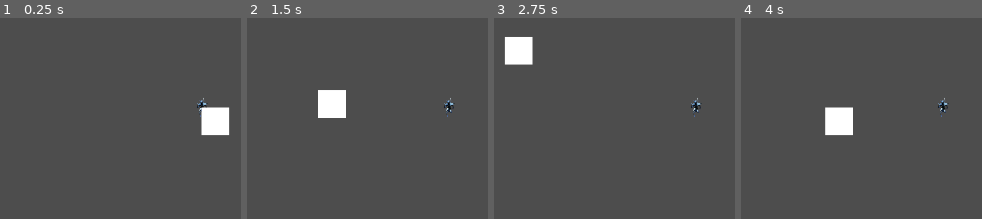
Above: before the commit, frames 1-4 (left to right).
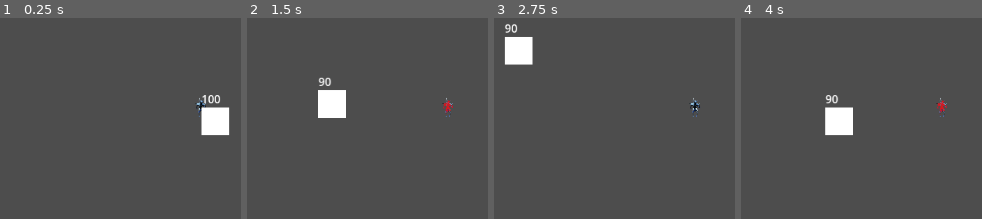
Above: after the commit, the same moments.

Repository: ThirdBlockStudios/Swarm
Game: Godot game, scene res://Scenes/world.tscn
Same seed, same stepped clock (60 frames per second), same inputs: the game is played once before the commit and once after it.
Inputs (mouse positions are in pixels of both pictures, inside the frame that each line leads up to):
- Up to frame 1 (0.25 s): no input
- Up to frame 2 (1.5 s): tap Enter at 0.5 s; move the mouse to (outside the picture) at 0.52 s; hold Right (ui_right) 0.53-1.28 s; hold Shift (shift) 0.53-1.28 s; click (outside the picture) at 0.8 s; move the mouse to (287, 130) at 1.27 s; hold Down (ui_down) from 1.28 s (still down); click (287, 130) at 1.35 s
- Up to frame 3 (2.75 s): tap Shift (shift) at 1.55 s; move the mouse to (outside the picture) at 2.02 s; release Down (ui_down) at 2.03 s; hold Right (ui_right) from 2.03 s (still down); hold Space (center_camera) from 2.03 s (still down); click (outside the picture) at 2.3 s
- Up to frame 4 (4 s): move the mouse to (902, 196) at 2.77 s; release Right (ui_right) at 2.78 s; release Space (center_camera) at 2.78 s; hold Up (ui_up) 2.78-3.53 s; tap Middle mouse button (pan_with_mouse) at 2.85 s; tap Shift (shift) at 3.05 s; move the mouse to (outside the picture) at 3.52 s; hold Left (ui_left) from 3.53 s (still down); hold Shift (shift) from 3.53 s (still down); click (outside the picture) at 3.8 s

The runs differ from the first frame. In frame 1, 0.3% of the frame differs, in the area x 80-92%, y 38-50%; in frame 2, 0.4%, in the area x 29-87%, y 29-50%; in frame 3, 0.3%; in frame 4, 0.4%.

Commit message:
Attack enemies implemented

Diff:
--- /dev/null
+++ b/Scenes/Components/AttackComponent.gd
@@ -0,0 +1,11 @@
+extends Area2D
+
+
+@export var attack_range : CollisionShape2D
+
+
+func deal_damage(attack: Attack):
+	if attack_range:
+		for area in get_overlapping_areas():
+			if area.has_method("damage"):
+				area.damage(attack)
--- a/Scenes/Components/AttackComponent.tscn
+++ b/Scenes/Components/AttackComponent.tscn
@@ -1,3 +1,6 @@
-[gd_scene format=3 uid="uid://cmshjaohv6n26"]
+[gd_scene load_steps=2 format=3 uid="uid://cmshjaohv6n26"]
 
-[node name="AttackComponent" type="Node2D"]
+[ext_resource type="Script" path="res://Scenes/Components/AttackComponent.gd" id="1_xcpa7"]
+
+[node name="AttackComponent" type="Area2D"]
+script = ExtResource("1_xcpa7")
--- a/Scenes/Components/HealthComponent.gd
+++ b/Scenes/Components/HealthComponent.gd
@@ -1,8 +1,8 @@
 class_name HealthComponent
 extends Node2D
 
-@export var MAX_HEALTH:int = 100
-var health: int
+@export var MAX_HEALTH:float = 100
+var health: float
 
 func _ready():
 	health = MAX_HEALTH
--- a/Scenes/Components/HitBoxComponent.tscn
+++ b/Scenes/Components/HitBoxComponent.tscn
@@ -1,3 +1,6 @@
-[gd_scene format=3 uid="uid://sn63rjd17uqg"]
+[gd_scene load_steps=2 format=3 uid="uid://sn63rjd17uqg"]
+
+[ext_resource type="Script" path="res://Scenes/Components/HitBoxComponent.gd" id="1_w33kt"]
 
 [node name="HitBoxComponent" type="Area2D"]
+script = ExtResource("1_w33kt")
--- /dev/null
+++ b/Scenes/Label.gd
@@ -0,0 +1,11 @@
+extends Label
+
+
+# Called when the node enters the scene tree for the first time.
+func _ready():
+	pass # Replace with function body.
+
+
+# Called every frame. 'delta' is the elapsed time since the previous frame.
+func _process(delta):
+	set_text(str(get_parent().get_node("HealthComponent").health))
--- a/Scenes/enemy.tscn
+++ b/Scenes/enemy.tscn
@@ -1,3 +1,30 @@
-[gd_scene format=3 uid="uid://cnlk60ee03kj1"]
+[gd_scene load_steps=5 format=3 uid="uid://cnlk60ee03kj1"]
+
+[ext_resource type="PackedScene" uid="uid://c1mcvhne8ikgy" path="res://Scenes/Components/HealthComponent.tscn" id="1_wdo56"]
+[ext_resource type="PackedScene" uid="uid://sn63rjd17uqg" path="res://Scenes/Components/HitBoxComponent.tscn" id="2_jv2yd"]
+[ext_resource type="Script" path="res://Scenes/Label.gd" id="3_ar1vr"]
+
+[sub_resource type="RectangleShape2D" id="RectangleShape2D_scs4b"]
+size = Vector2(40, 40)
 
 [node name="Enemy" type="Node2D"]
+
+[node name="HealthComponent" parent="." instance=ExtResource("1_wdo56")]
+
+[node name="ColorRect" type="ColorRect" parent="."]
+offset_right = 40.0
+offset_bottom = 40.0
+
+[node name="HitBoxComponent" parent="." node_paths=PackedStringArray("health_component") instance=ExtResource("2_jv2yd")]
+health_component = NodePath("../HealthComponent")
+
+[node name="CollisionShape2D" type="CollisionShape2D" parent="HitBoxComponent"]
+position = Vector2(20, 20)
+shape = SubResource("RectangleShape2D_scs4b")
+
+[node name="Label" type="Label" parent="."]
+offset_top = -24.0
+offset_right = 40.0
+offset_bottom = -1.0
+text = "AB"
+script = ExtResource("3_ar1vr")
--- a/Scenes/player.gd
+++ b/Scenes/player.gd
@@ -21,3 +21,16 @@
 	if direction != Vector2.ZERO:
 		direction = direction.normalized()
 		position += direction * movement_speed * speed_factor * delta
+
+func _input(event: InputEvent):
+	if Input.is_action_just_pressed("attack"):
+		$AnimatedSprite2D.play("Attack")
+		var attack = Attack.new()
+		attack.attack_damage = 10
+		$AttackComponent.deal_damage(attack)
+
+
+
+
+func _on_animated_sprite_2d_animation_finished():
+	$AnimatedSprite2D.play("Static")
--- a/Scenes/player.tscn
+++ b/Scenes/player.tscn
@@ -1,15 +1,28 @@
-[gd_scene load_steps=10 format=3 uid="uid://dviiwyo761dgx"]
+[gd_scene load_steps=13 format=3 uid="uid://dviiwyo761dgx"]
 
 [ext_resource type="Script" path="res://Scenes/player.gd" id="1_6o530"]
 [ext_resource type="Texture2D" uid="uid://de1vbha57kr22" path="res://Assets/HornCharacterSprite_Run_1.png" id="1_sqevx"]
+[ext_resource type="Texture2D" uid="uid://bj0bwcsayjgnc" path="res://Assets/HornCharacterSprite_Attack_1.png" id="2_7woni"]
 [ext_resource type="Texture2D" uid="uid://dgb0o7nwnmnv7" path="res://Assets/HornCharacterSprite_Run_2.png" id="2_ddp7d"]
+[ext_resource type="PackedScene" uid="uid://cmshjaohv6n26" path="res://Scenes/Components/AttackComponent.tscn" id="2_oakvb"]
 [ext_resource type="Texture2D" uid="uid://benl5ha0ly46c" path="res://Assets/HornCharacterSprite.png" id="3_1s8cv"]
 [ext_resource type="PackedScene" uid="uid://c1mcvhne8ikgy" path="res://Scenes/Components/HealthComponent.tscn" id="4_83hue"]
 [ext_resource type="PackedScene" uid="uid://sn63rjd17uqg" path="res://Scenes/Components/HitBoxComponent.tscn" id="5_t6gld"]
 [ext_resource type="PackedScene" uid="uid://cjbjyvwyg0lwn" path="res://Scenes/Components/CameraComponent.tscn" id="6_jcipa"]
 
+[sub_resource type="CircleShape2D" id="CircleShape2D_s3bbg"]
+radius = 520.0
+
 [sub_resource type="SpriteFrames" id="SpriteFrames_rae78"]
 animations = [{
+"frames": [{
+"duration": 1.0,
+"texture": ExtResource("2_7woni")
+}],
+"loop": false,
+"name": &"Attack",
+"speed": 5.0
+}, {
 "frames": [{
 "duration": 1.0,
 "texture": ExtResource("1_sqevx")
@@ -17,7 +30,7 @@
 "duration": 1.0,
 "texture": ExtResource("2_ddp7d")
 }],
-"loop": true,
+"loop": false,
 "name": &"Running",
 "speed": 5.0
 }, {
@@ -25,7 +38,7 @@
 "duration": 1.0,
 "texture": ExtResource("3_1s8cv")
 }],
-"loop": true,
+"loop": false,
 "name": &"Static",
 "speed": 5.0
 }]
@@ -36,12 +49,17 @@
 [node name="Player" type="Node2D"]
 script = ExtResource("1_6o530")
 
+[node name="AttackComponent" parent="." node_paths=PackedStringArray("attack_range") instance=ExtResource("2_oakvb")]
+scale = Vector2(0.05, 0.05)
+attack_range = NodePath("CollisionShape2D")
+
+[node name="CollisionShape2D" type="CollisionShape2D" parent="AttackComponent"]
+shape = SubResource("CircleShape2D_s3bbg")
+
 [node name="AnimatedSprite2D" type="AnimatedSprite2D" parent="."]
 scale = Vector2(0.05, 0.05)
 sprite_frames = SubResource("SpriteFrames_rae78")
-animation = &"Running"
-frame = 1
-frame_progress = 0.383041
+animation = &"Static"
 
 [node name="HealthComponent" parent="." instance=ExtResource("4_83hue")]
 
@@ -52,3 +70,5 @@
 
 [node name="Camera" parent="." instance=ExtResource("6_jcipa")]
 script = null
+
+[connection signal="animation_finished" from="AnimatedSprite2D" to="." method="_on_animated_sprite_2d_animation_finished"]
--- a/Scenes/world.tscn
+++ b/Scenes/world.tscn
@@ -1,11 +1,10 @@
-[gd_scene load_steps=2 format=3 uid="uid://b430qdm485lq6"]
+[gd_scene load_steps=3 format=3 uid="uid://b430qdm485lq6"]
 
 [ext_resource type="PackedScene" uid="uid://dviiwyo761dgx" path="res://Scenes/player.tscn" id="1_1mcqw"]
+[ext_resource type="PackedScene" uid="uid://cnlk60ee03kj1" path="res://Scenes/enemy.tscn" id="2_qqexo"]
 
 [node name="World" type="Node2D"]
 
 [node name="Player" parent="." groups=["player"] instance=ExtResource("1_1mcqw")]
 
-[node name="ColorRect" type="ColorRect" parent="."]
-offset_right = 40.0
-offset_bottom = 40.0
+[node name="Enemy" parent="." instance=ExtResource("2_qqexo")]
--- a/project.godot
+++ b/project.godot
@@ -78,3 +78,8 @@
 "events": [Object(InputEventKey,"resource_local_to_scene":false,"resource_name":"","device":-1,"window_id":0,"alt_pressed":false,"shift_pressed":false,"ctrl_pressed":false,"meta_pressed":false,"pressed":false,"keycode":0,"physical_keycode":32,"key_label":0,"unicode":32,"echo":false,"script":null)
 ]
 }
+attack={
+"deadzone": 0.5,
+"events": [Object(InputEventMouseButton,"resource_local_to_scene":false,"resource_name":"","device":-1,"window_id":0,"alt_pressed":false,"shift_pressed":false,"ctrl_pressed":false,"meta_pressed":false,"button_mask":1,"position":Vector2(104, 18),"global_position":Vector2(108, 61),"factor":1.0,"button_index":1,"canceled":false,"pressed":true,"double_click":false,"script":null)
+]
+}
Binary file added: Assets/HornCharacterSprite_Attack_1.png
Not shown, added: Assets/HornCharacterSprite_Attack_1.png.import
